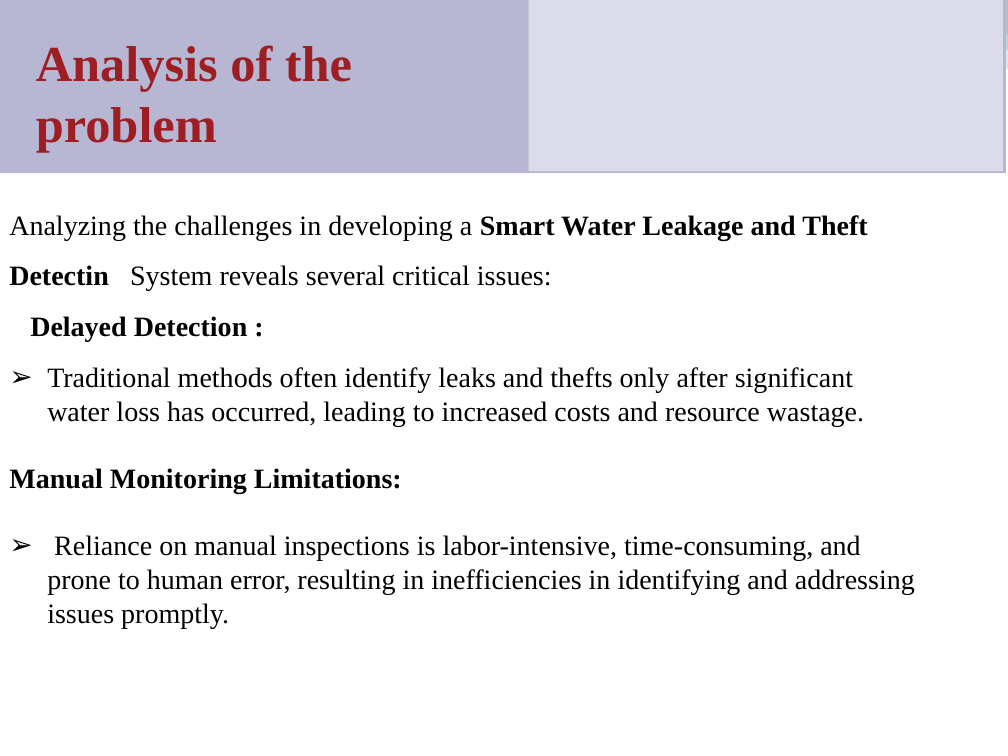
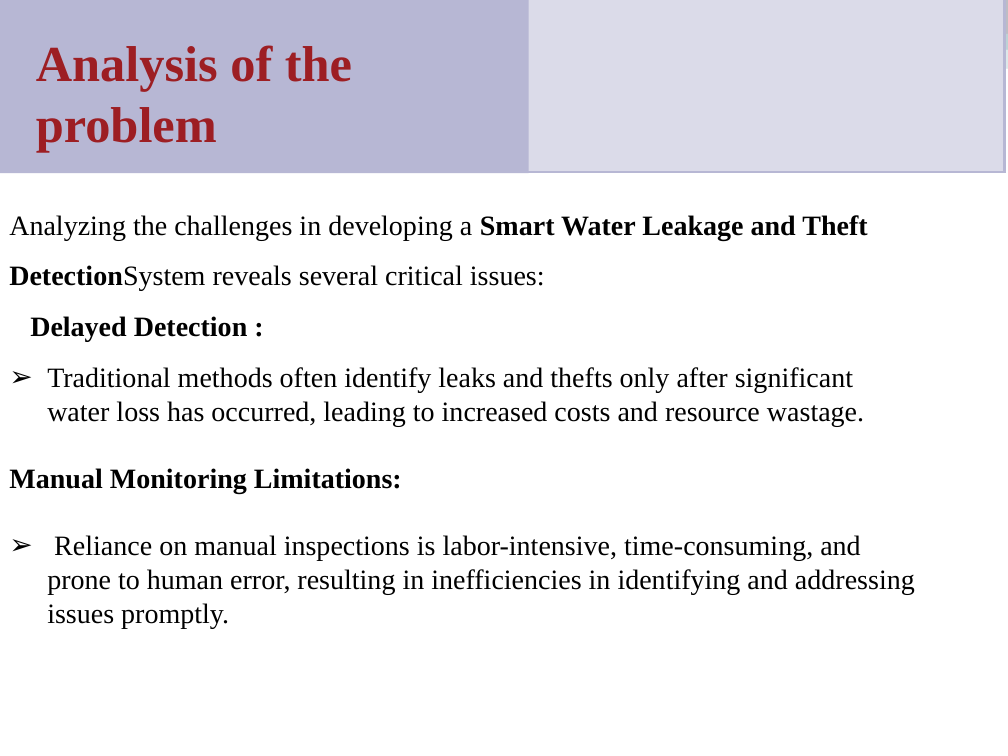
Before and after one commit to karthickbalaji2003/Project, a slide deck: slide 4 of Smart Water Leakage and Theft Detection System.pptx. Drawn at 1008x756 pixels with LibreOffice and Linux fonts; fonts in the diff are those of the drawing. Boxes give left, top, right and bottom in pixels: in the first picture for what was removed or moved away, otherwise in the second. Text is boxed around its words. In the diff, an @@ line names an element or a change of style, - is before the commit and + after.

```diff
--- a/Smart Water Leakage and Theft Detection System.pptx
+++ b/Smart Water Leakage and Theft Detection System.pptx
@@ text at (9, 215, 867, 291): text changed @@
-Analyzing the challenges in developing a Smart Water Leakage and Theft Detectin System reveals several critical issues:
+Analyzing the challenges in developing a Smart Water Leakage and Theft DetectionSystem reveals several critical issues:
```
Also in this commit, not shown: 1 other slide changed.
